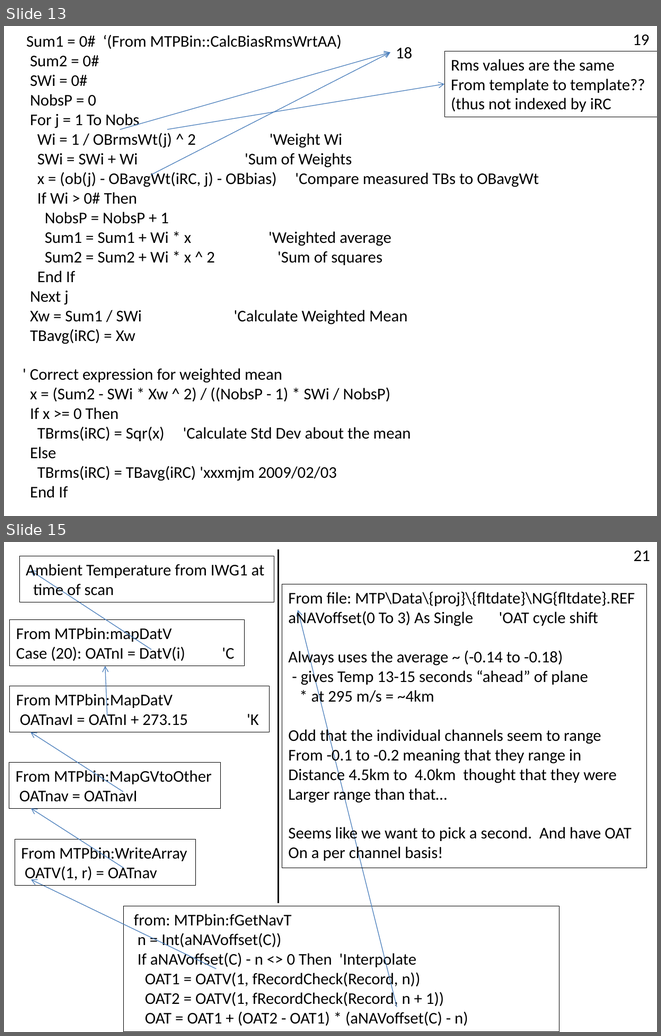
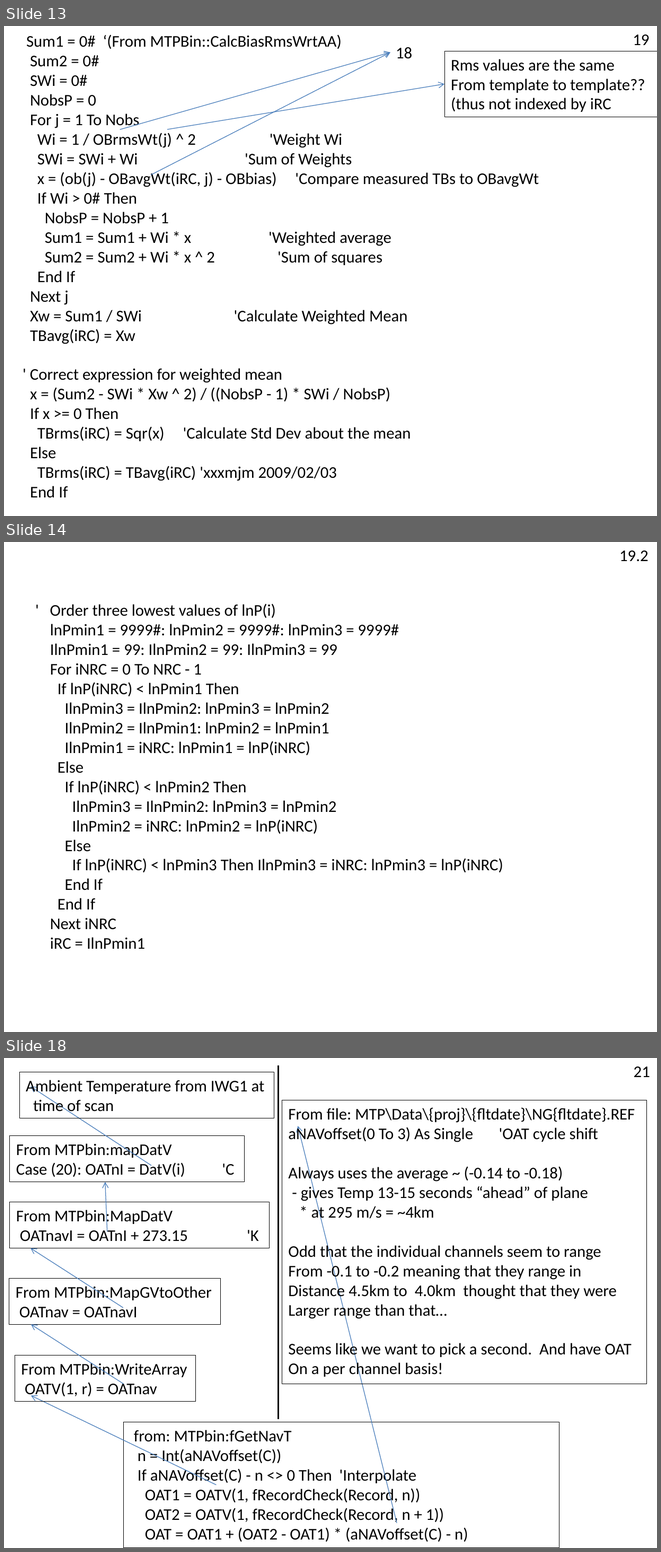
Before and after one commit to NCAR/nimbus, a slide deck: doc/MTP-DFD.pptx. Shown one above the other, each under a label of ours: slides 13 and 15 before the commit, slides 13, 14 and 18 after it; the slides between them are not shown. The pictures are 661x1036 and 661x1552 pixels, drawn with LibreOffice and Linux fonts; fonts in the diff are those of the drawing. Boxes give left, top, right and bottom in pixels: in the first picture for what was removed or moved away, otherwise in the second. Text is boxed around its words. In the diff, an @@ line names an element or a change of style, - is before the commit and + after.

```diff
--- a/doc/MTP-DFD.pptx
+++ b/doc/MTP-DFD.pptx
@@ slide 14 added at (x1=4, y1=542, x2=657, y2=1032), background #FFFFFF @@
@@ text added at (x1=619, y1=550, x2=648, y2=561), 18 pt, text #000000 @@
+19.2
@@ text added at (x1=50, y1=603, x2=503, y2=949), 18 pt, text #000000 @@
+' Order three lowest values of lnP(i)
+lnPmin1 = 9999#: lnPmin2 = 9999#: lnPmin3 = 9999#
+IlnPmin1 = 99: IlnPmin2 = 99: IlnPmin3 = 99
+For iNRC = 0 To NRC - 1
+If lnP(iNRC) < lnPmin1 Then
+IlnPmin3 = IlnPmin2: lnPmin3 = lnPmin2
+IlnPmin2 = IlnPmin1: lnPmin2 = lnPmin1
+IlnPmin1 = iNRC: lnPmin1 = lnP(iNRC)
+Else
+If lnP(iNRC) < lnPmin2 Then
+IlnPmin3 = IlnPmin2: lnPmin3 = lnPmin2
+IlnPmin2 = iNRC: lnPmin2 = lnP(iNRC)
+Else
+If lnP(iNRC) < lnPmin3 Then IlnPmin3 = iNRC: lnPmin3 = lnP(iNRC)
+End If
+End If
+Next iNRC
+iRC = IlnPmin1
@@ what was slide 15 is now slide 18 @@
```
Also in this commit, not shown: 1 slide changed, 2 other slides added.
